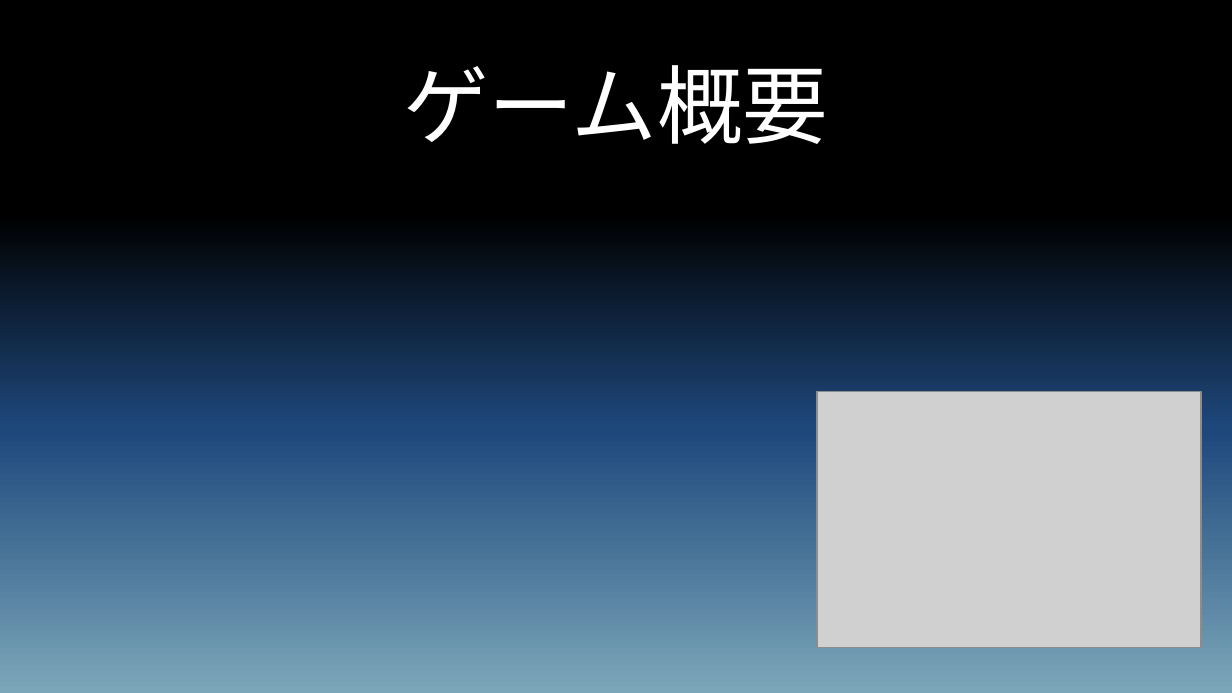
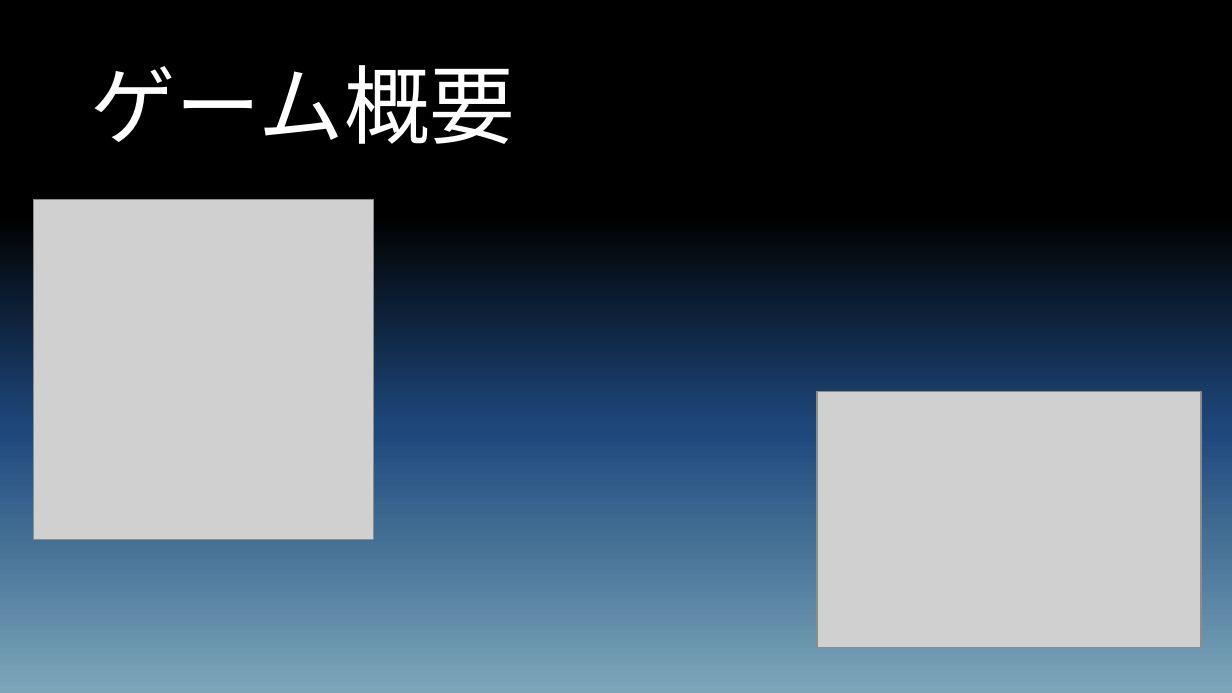
Before and after one commit to coyocoyo/starspace, a slide deck: slide 7 of 発表資料/プレゼンテーション資料.pptx. Drawn at 1232x693 pixels with LibreOffice and Linux fonts; fonts in the diff are those of the drawing; grey boxes stand for pictures. Boxes give left, top, right and bottom in pixels: in the first picture for what was removed or moved away, otherwise in the second. Text is boxed around its words. In the diff, an @@ line names an element or a change of style, - is before the commit and + after.

```diff
--- a/発表資料/プレゼンテーション資料.pptx
+++ b/発表資料/プレゼンテーション資料.pptx
@@ title "ゲーム概要": place and size @@
-title "ゲーム概要" at (403, 65, 828, 144)
+title "ゲーム概要" at (90, 65, 515, 144)
@@ picture added at (34, 200, 375, 540) @@
```
Also in this commit, not shown: 2 other files.
